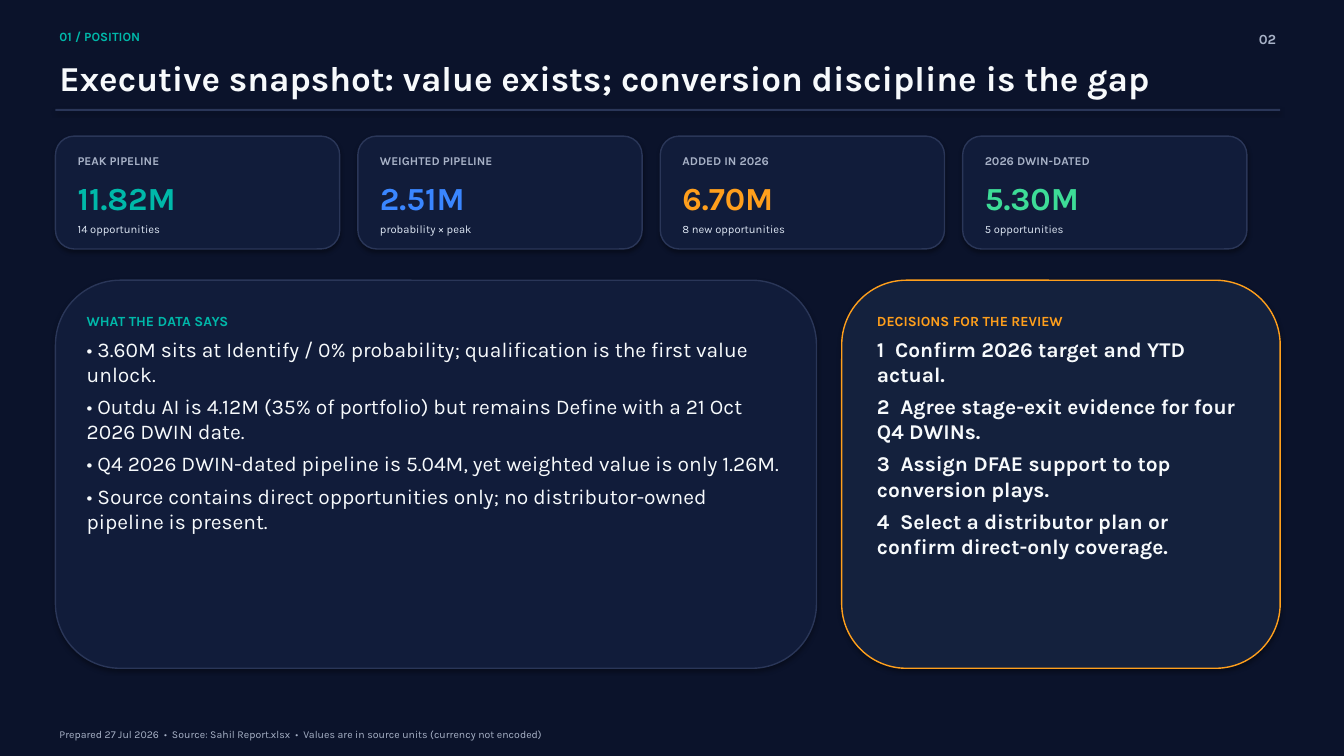
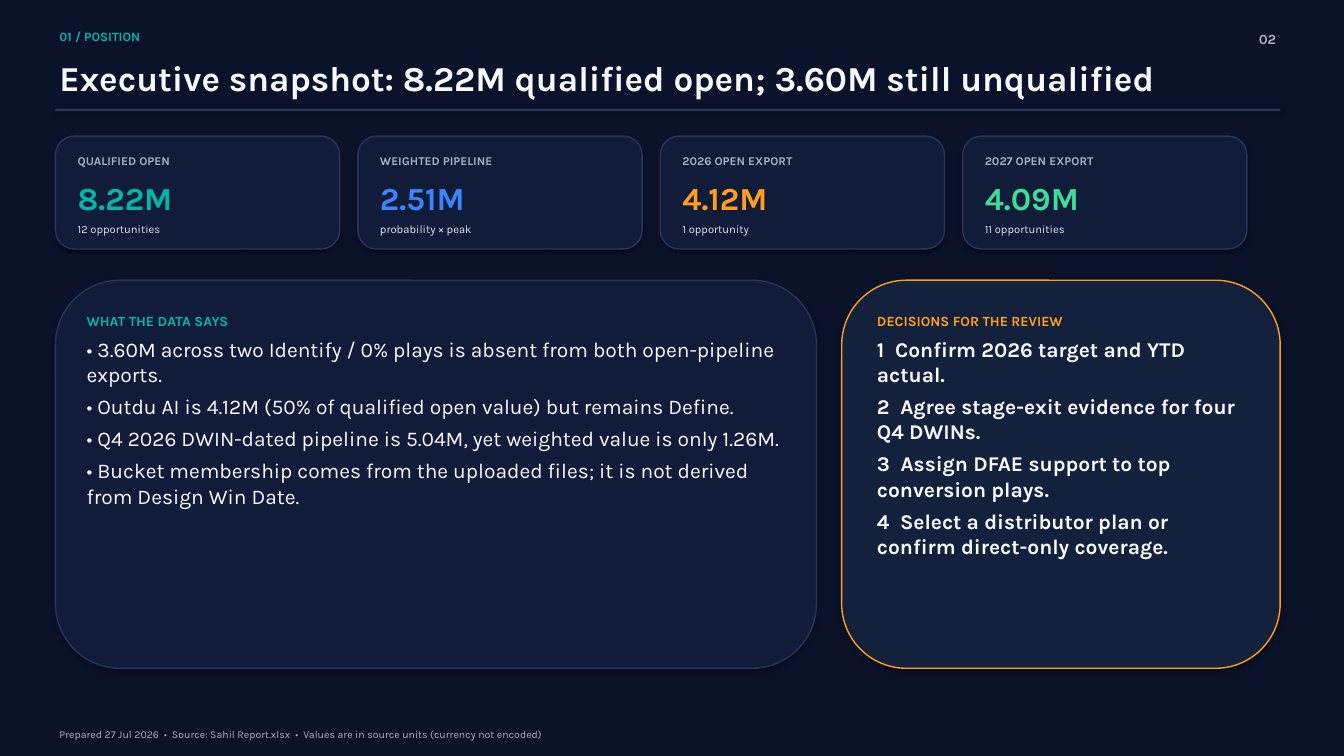
Before and after one commit to sahilpat28/Cursor_Sahil, a slide deck: slide 2 of qbr/output/Sahil_QBR_2026-07-29.pptx. Drawn at 1344x756 pixels with LibreOffice and Linux fonts; fonts in the diff are those of the drawing. Boxes give left, top, right and bottom in pixels: in the first picture for what was removed or moved away, otherwise in the second. Text is boxed around its words. In the diff, an @@ line names an element or a change of style, - is before the commit and + after.

```diff
--- a/qbr/output/Sahil_QBR_2026-07-29.pptx
+++ b/qbr/output/Sahil_QBR_2026-07-29.pptx
@@ text at bbox=[59, 66, 1154, 100]: text changed @@
-Executive snapshot: value exists; conversion discipline is the gap
+Executive snapshot: 8.22M qualified open; 3.60M still unqualified
@@ text at bbox=[78, 157, 170, 167]: text changed @@
-PEAK PIPELINE
+QUALIFIED OPEN
@@ text at bbox=[682, 157, 792, 165]: text changed @@
-ADDED IN 2026
+2026 OPEN EXPORT
@@ text at bbox=[985, 157, 1093, 165]: text changed @@
-2026 DWIN-DATED
+2027 OPEN EXPORT
@@ text at bbox=[78, 188, 173, 211]: text changed @@
-11.82M
+8.22M
@@ text at bbox=[682, 188, 767, 211]: text changed @@
-6.70M
+4.12M
@@ text at bbox=[985, 188, 1079, 211]: text changed @@
-5.30M
+4.09M
@@ text at bbox=[78, 225, 160, 236]: text changed @@
-14 opportunities
+12 opportunities
@@ text at bbox=[682, 225, 749, 236]: text changed @@
-8 new opportunities
+1 opportunity
@@ text at bbox=[985, 225, 1065, 236]: text changed @@
-5 opportunities
+11 opportunities
@@ text at bbox=[87, 342, 774, 419]: text changed @@
-• 3.60M sits at Identify / 0% probability; qualification is the first value unlock.
-• Outdu AI is 4.12M (35% of portfolio) but remains Define with a 21 Oct 2026 DWIN date.
+• 3.60M across two Identify / 0% plays is absent from both open-pipeline exports.
+• Outdu AI is 4.12M (50% of qualified open value) but remains Define.
@@ text at bbox=[87, 463, 749, 509]: text changed @@
-• Source contains direct opportunities only; no distributor-owned pipeline is present.
+• Bucket membership comes from the uploaded files; it is not derived from Design Win Date.
```
Also in this commit, not shown: 8 other slides changed, 3 other files.
